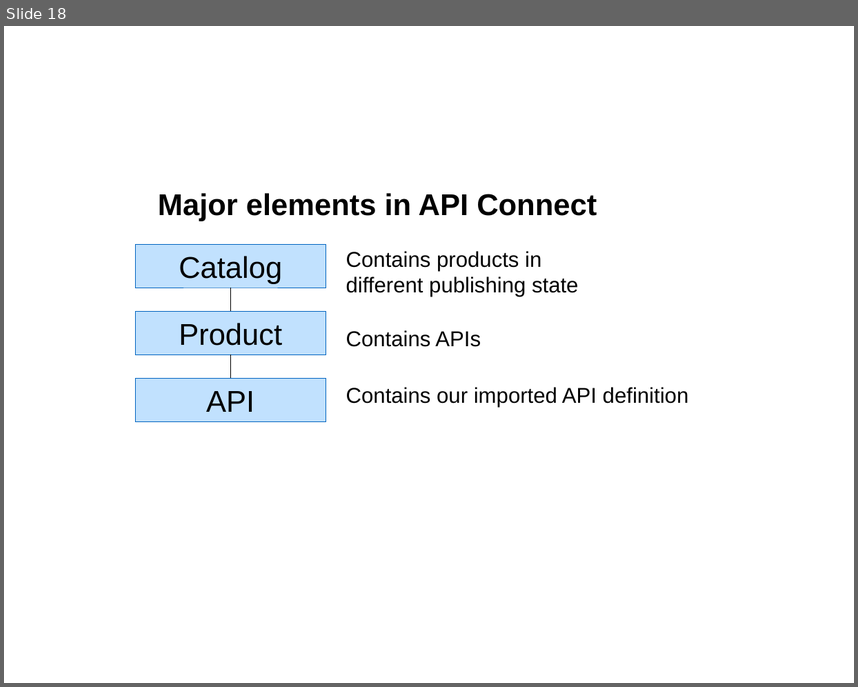
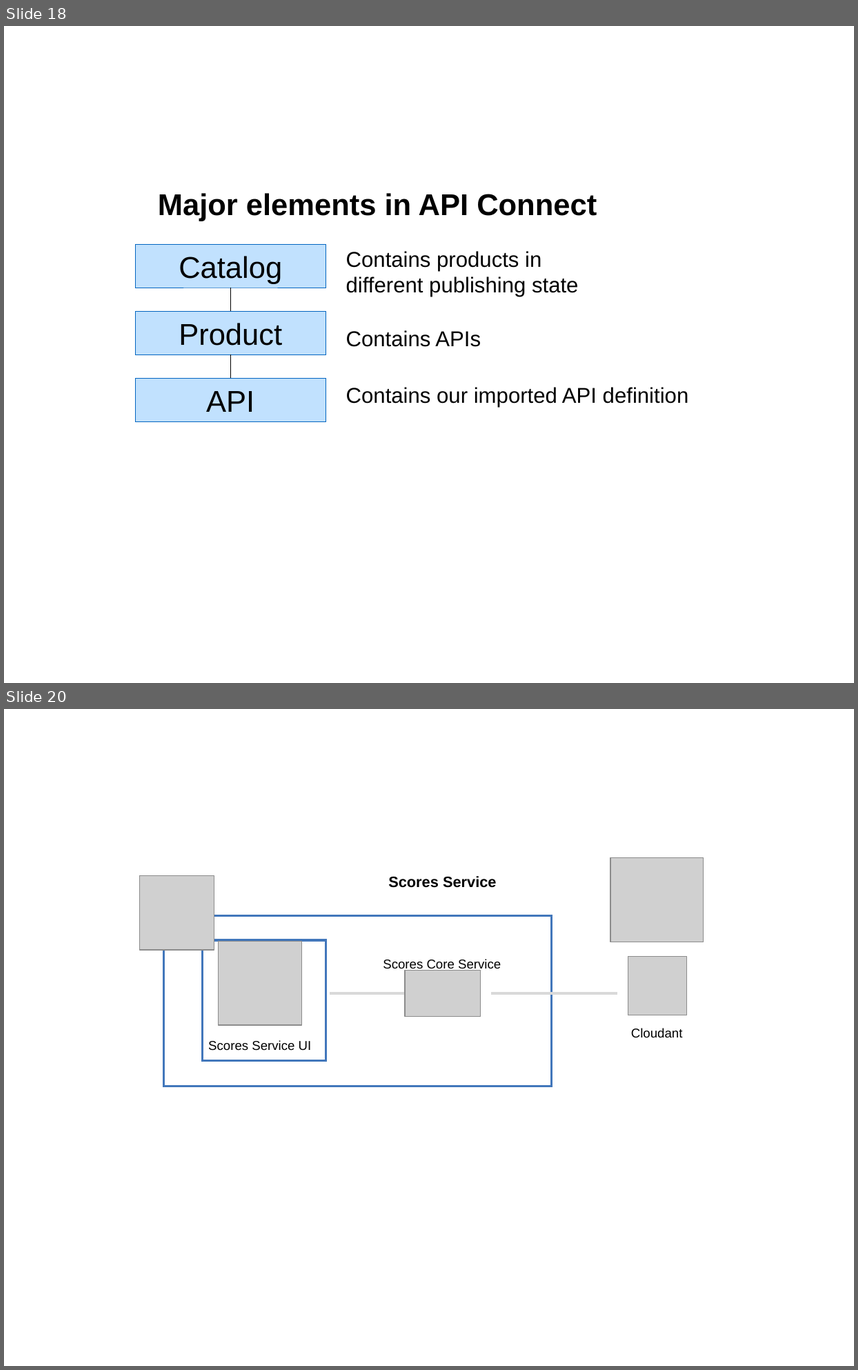
Before and after one commit to IBM/blue-cloud-mirror, a slide deck: images/architecture.pptx. Shown one above the other, each under a label of ours: slide 18 before the commit, slides 18 and 20 after it; the slides between them are not shown. The pictures are 858x687 and 858x1370 pixels, drawn with LibreOffice and Linux fonts; fonts in the diff are those of the drawing; grey boxes stand for pictures. Boxes give left, top, right and bottom in pixels: in the first picture for what was removed or moved away, otherwise in the second. Text is boxed around its words. In the diff, an @@ line names an element or a change of style, - is before the commit and + after.

```diff
--- a/images/architecture.pptx
+++ b/images/architecture.pptx
@@ slide 20 added at (4,709,854,1366), background #FFFFFF @@
@@ picture added at (611,858,704,942) @@
@@ picture added at (140,876,214,950) @@
@@ text added at (388,876,497,888), 14 pt, text #000000, bold @@
+Scores Service
@@ rectangle added at (164,915,552,1086), fill #FFFFFF at 33% opacity, outline #4277BB 2 pt @@
@@ rectangle added at (203,940,326,1061), fill #FFFFFF, outline #4277BB 2 pt @@
@@ picture added at (218,942,301,1025) @@
@@ picture added at (628,956,686,1015) @@
@@ text added at (383,959,501,972), 12 pt, text #000000 @@
+Scores Core Service
@@ picture added at (405,971,480,1017) @@
@@ line added from (405, 993) to (330, 993), #D9D9D9 2.75 pt @@
@@ line added from (491, 993) to (617, 993), #D9D9D9 2.75 pt @@
@@ text added at (631,1028,683,1038), 12 pt, text #000000 @@
+Cloudant
@@ text added at (208,1040,312,1051), 12 pt, text #000000 @@
+Scores Service UI
```
Also in this commit, not shown: 1 other slide added, 8 other files.
